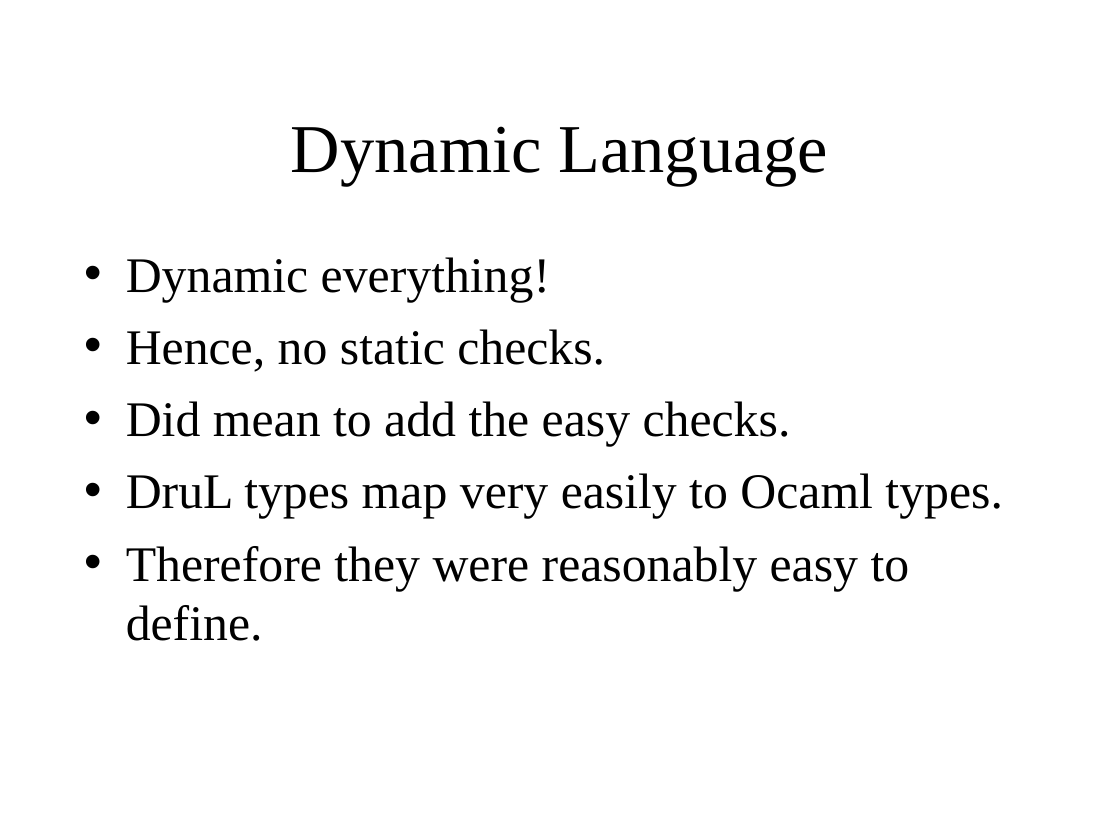
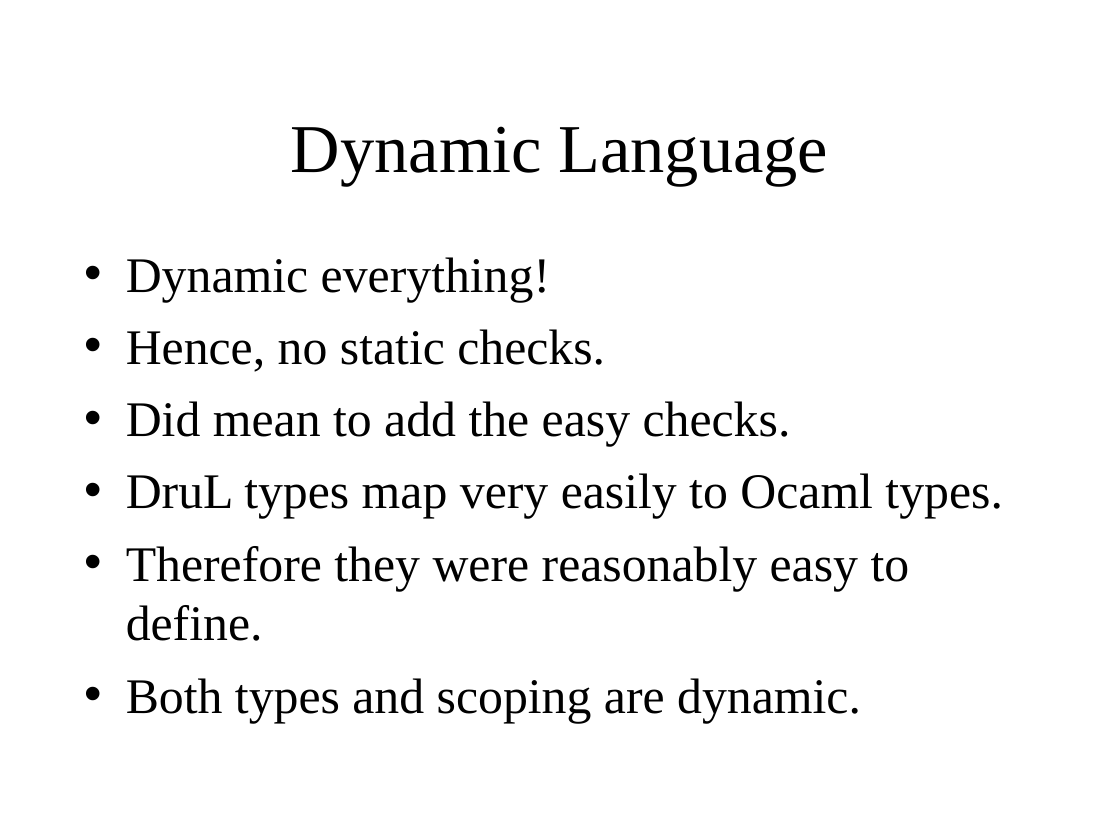
Before and after one commit to waseemilahi/drul, a slide deck: slide 5 of Presentation/Part3.ppt. Drawn at 1120x840 pixels with LibreOffice and Linux fonts; fonts in the diff are those of the drawing. Boxes give left, top, right and bottom in pixels: in the first picture for what was removed or moved away, otherwise in the second. Text is boxed around its words. In the diff, an @@ line names an element or a change of style, - is before the commit and + after.

```diff
--- a/Presentation/Part3.ppt
+++ b/Presentation/Part3.ppt
@@ text at box(126, 678, 861, 723): paragraph added @@
+• Both types and scoping are dynamic.
```
Also in this commit, not shown: 1 other slide changed, 5 slides added.
